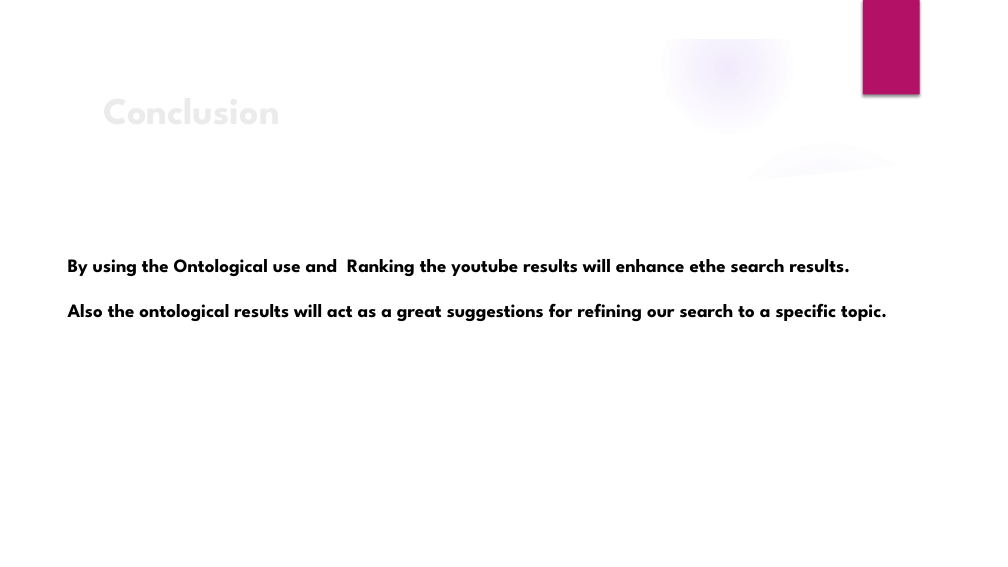
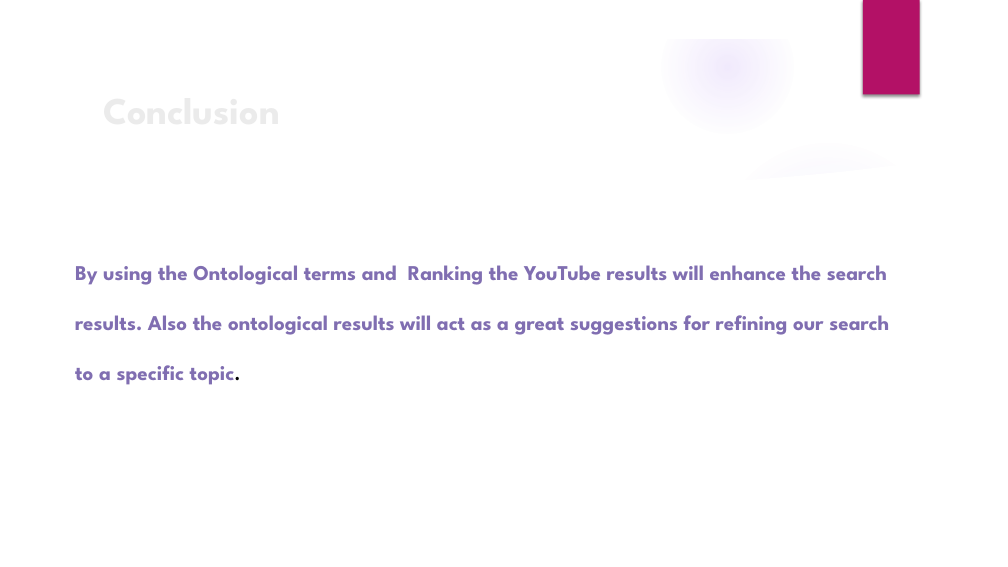
Before and after one commit to rahulponnada/YoTube-Redefining_YouTube, a slide deck: slide 8 of documentation/Yotube.pptx. Drawn at 1008x567 pixels with LibreOffice and Linux fonts; fonts in the diff are those of the drawing; background and template pictures are left out. Boxes give left, top, right and bottom in pixels: in the first picture for what was removed or moved away, otherwise in the second. Text is boxed around its words. In the diff, an @@ line names an element or a change of style, - is before the commit and + after.

Commit message:
Final PPT commit

```diff
--- a/documentation/Yotube.pptx
+++ b/documentation/Yotube.pptx
@@ text at (75, 265, 889, 385): text changed; size 18 to 20 pt; text colour #000000 to #806EB1 @@
-By using the Ontological use and Ranking the youtube results will enhance ethe search results.
-Also the ontological results will act as a great suggestions for refining our search to a specific topic.
+By using the Ontological terms and Ranking the YouTube results will enhance the search results. Also the ontological results will act as a great suggestions for refining our search to a specific topic.
```
Also in this commit, not shown: 6 other slides changed.
